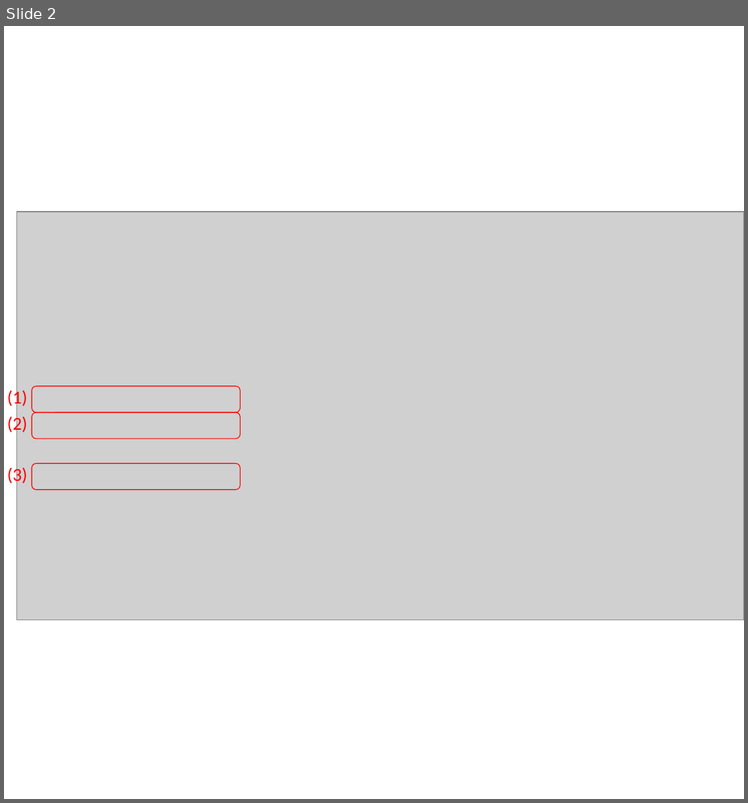
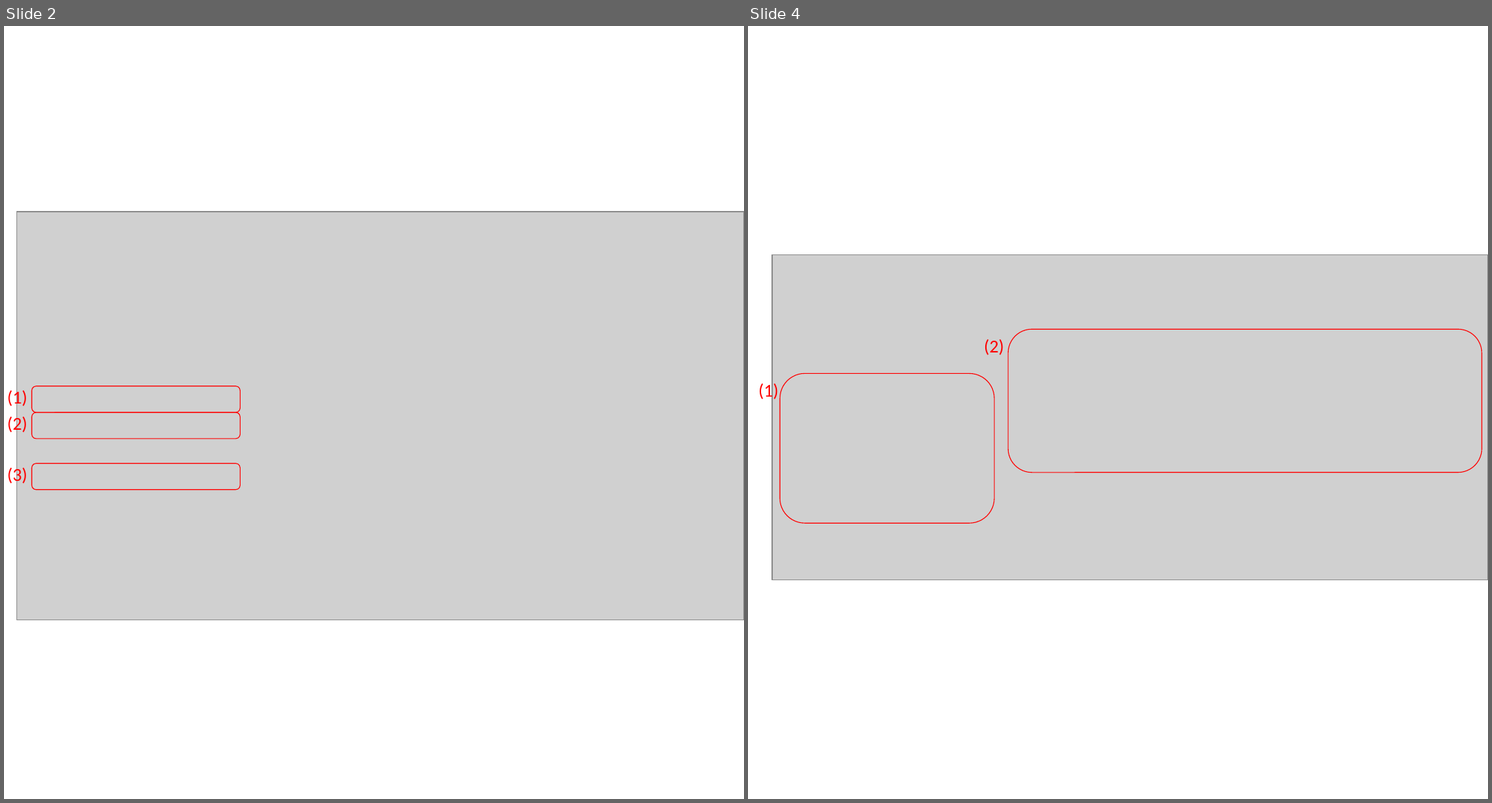
Before and after one commit to metaOmic/tutorial, a slide deck: figure/preprocessing/Figure12.pptx. Shown side by side, each under a label of ours: slide 2 before the commit, slides 2 and 4 after it; the slides between them are not shown. The pictures are 748x803 and 1492x803 pixels, drawn with LibreOffice and Linux fonts; fonts in the diff are those of the drawing; grey boxes stand for pictures. Boxes give left, top, right and bottom in pixels: in the first picture for what was removed or moved away, otherwise in the second. Text is boxed around its words. In the diff, an @@ line names an element or a change of style, - is before the commit and + after.

```diff
--- a/figure/preprocessing/Figure12.pptx
+++ b/figure/preprocessing/Figure12.pptx
@@ slide 4 added at bbox=[748, 26, 1488, 799], background #FFFFFF @@
@@ picture added at bbox=[772, 254, 1488, 580] @@
@@ rounded rectangle added at bbox=[1008, 329, 1482, 472], outline #FF0000 0.5 pt @@
@@ text added at bbox=[984, 339, 1004, 355], 12 pt, text #FF0000 @@
+(2)
@@ rounded rectangle added at bbox=[780, 373, 994, 523], outline #FF0000 0.5 pt @@
@@ text added at bbox=[758, 381, 778, 401], 12 pt, text #FF0000 @@
+(1)
```
Also in this commit, not shown: 2 other slides added, 44 other files.
